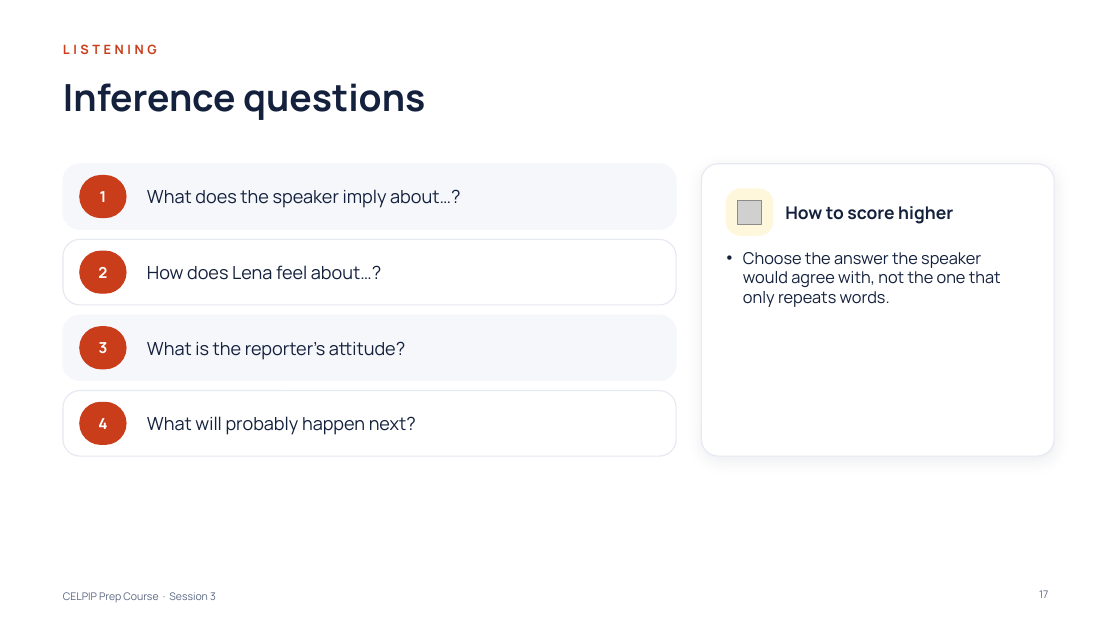
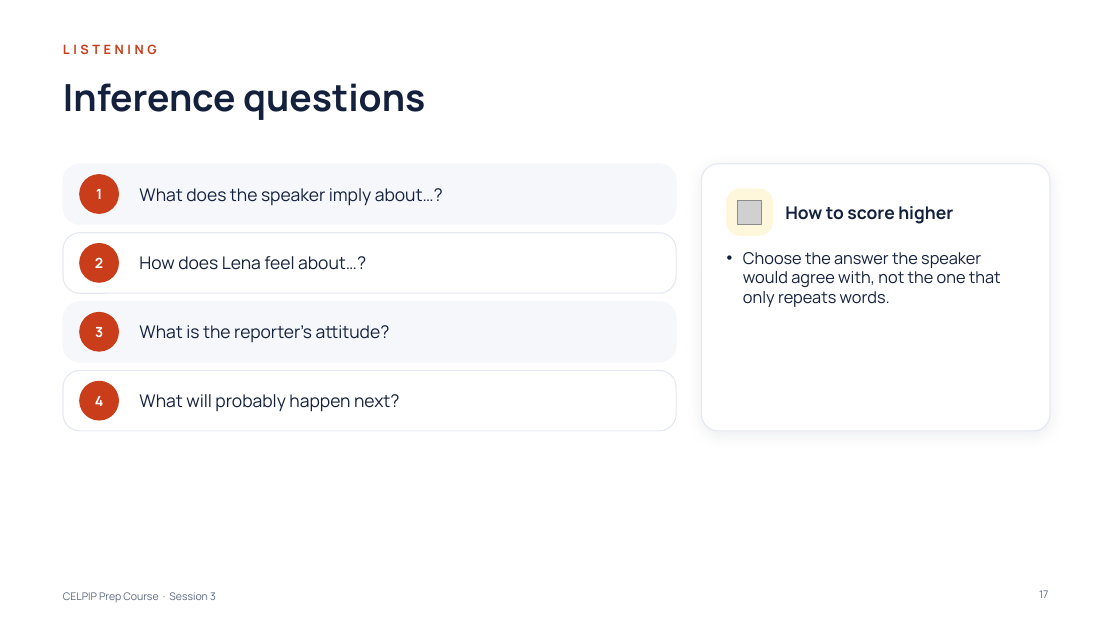
Before and after one commit to learnovateqa/The_English_Academy_CELPIP, a slide deck: slide 17 of decks/session-03.pptx. Drawn at 1120x630 pixels with LibreOffice and Linux fonts; fonts in the diff are those of the drawing; grey boxes stand for pictures. Boxes give left, top, right and bottom in pixels: in the first picture for what was removed or moved away, otherwise in the second. Text is boxed around its words. In the diff, an @@ line names an element or a change of style, - is before the commit and + after.

```diff
--- a/decks/session-03.pptx
+++ b/decks/session-03.pptx
@@ rounded rectangle: place and size @@
-rounded rectangle at <box>63,164,676,229</box>
+rounded rectangle at <box>63,164,676,224</box>
@@ ellipse: place and size @@
-ellipse at <box>80,176,126,218</box>
+ellipse at <box>80,175,118,213</box>
@@ text "What does the speaker imply ...": place and size @@
-text "What does the speaker imply ..." at <box>147,189,460,208</box>
+text "What does the speaker imply ..." at <box>139,188,443,206</box>
@@ rounded rectangle: place and size @@
-rounded rectangle at <box>702,164,1054,456</box>
+rounded rectangle at <box>702,164,1050,431</box>
@@ rounded rectangle: place and size @@
-rounded rectangle at <box>63,239,676,305</box>
+rounded rectangle at <box>63,233,676,293</box>
@@ text "How does Lena feel about…?": place and size @@
-text "How does Lena feel about…?" at <box>147,265,381,280</box>
+text "How does Lena feel about…?" at <box>139,256,366,270</box>
@@ text "2": place and size @@
-text "2" at <box>98,267,107,278</box>
+text "2" at <box>95,257,103,268</box>
@@ ellipse: place and size @@
-ellipse at <box>80,251,126,293</box>
+ellipse at <box>80,244,118,282</box>
@@ rounded rectangle: place and size @@
-rounded rectangle at <box>63,315,676,381</box>
+rounded rectangle at <box>63,302,676,362</box>
@@ text "3": place and size @@
-text "3" at <box>99,342,108,353</box>
+text "3" at <box>95,327,103,337</box>
@@ ellipse: place and size @@
-ellipse at <box>80,327,126,369</box>
+ellipse at <box>80,313,118,351</box>
@@ text "What is the reporter’s attitude?": place and size @@
-text "What is the reporter’s attitude?" at <box>147,341,405,360</box>
+text "What is the reporter’s attitude?" at <box>139,325,390,342</box>
@@ proportions changed in 5 elements at <box>63,164,676,224</box>, <box>63,233,676,293</box>, <box>63,302,676,362</box>, <box>702,164,1050,431</box>, <box>63,371,676,431</box> @@
@@ rounded rectangle: place and size @@
-rounded rectangle at <box>63,391,676,456</box>
+rounded rectangle at <box>63,371,676,431</box>
@@ size 13 to 12 pt in 4 elements at <box>96,189,102,199</box>, <box>95,257,103,268</box>, <box>95,327,103,337</box>, <box>95,396,104,406</box> @@
@@ text "4": place and size @@
-text "4" at <box>98,418,107,429</box>
+text "4" at <box>95,396,104,406</box>
@@ rounded rectangle to ellipse in 4 elements at <box>80,175,118,213</box>, <box>80,244,118,282</box>, <box>80,313,118,351</box>, <box>80,381,118,420</box> @@
@@ ellipse: place and size @@
-ellipse at <box>80,402,126,444</box>
+ellipse at <box>80,381,118,420</box>
@@ size 15.5 to 15 pt in 4 elements at <box>139,188,443,206</box>, <box>139,256,366,270</box>, <box>139,325,390,342</box>, <box>139,394,400,412</box> @@
@@ text "What will probably happen next?": place and size @@
-text "What will probably happen next?" at <box>147,416,416,435</box>
+text "What will probably happen next?" at <box>139,394,400,412</box>
```
Also in this commit, not shown: 12 other slides changed, 2 other files.
